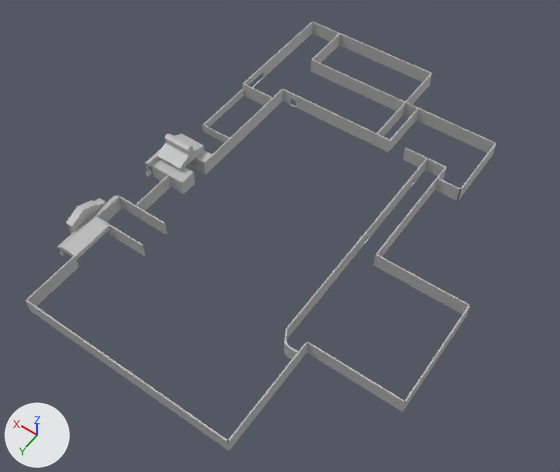
What one commit did to the FBX model Assets/models/mesh_store.fbx.
Camera for both pictures: a 50 mm lens placed at (-1.99, 3.83, 4.88), pointed at (0.09, 0.91, 0.29). The lights are fixed; the arrows at lower left show +X, +Y and +Z. Where no turn or scale is listed for an object, it has been applied to the vertices. Vertices at the same position are counted once.

Script lines for the objects in view, before the commit:
```python
me_mesh = bpy.data.meshes.new('Mesh')
me_mesh.from_pydata(...)  # 1056 vertices, 1117 faces; spans x -1.37..1.37, y -1.85..1.85, z -0.01..0.3
me_mesh.materials.append(mat_lambert2)  # grey #bcbcbc
ob_store_mesh = bpy.data.objects.new('Store_mesh', me_mesh)
ob_store_mesh.location = (-0.001, 0.617, 0.298)
```
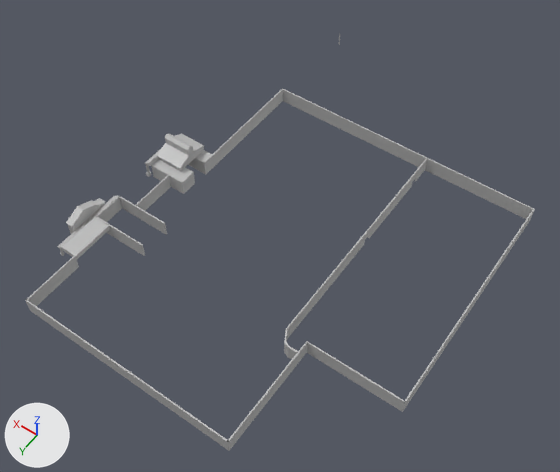
Edits to the bpy script that builds the scene:
```text
Change me_mesh:
    used by ob_store_mesh; location = (-0.001, 0.617, 0.298)
    remove me_mesh.from_pydata(...)  # 1056 vertices, 1117 faces; spans x -1.37..1.37, y -1.85..1.85, z -0.01..0.3
    add me_mesh.from_pydata(...)  # 908 vertices, 987 faces; spans x -1.37..1.37, y -1.84..1.85, z -0.01..0.3
    me_mesh part 1: 14 loose pieces with 128 vertices, spanning x -1.37..1.26, y -1.85..0.13, z 0.0..0.13, are deleted
    me_mesh part 2
    28 vertices are removed from x -1.37..0.95, y -1.38..0.12, z 0.0..0.13
    38 faces are deleted
    8 vertices are added at x -1.37..-1.36, y -0.93..-0.92, z 0.0..0.13
    9 new faces join them
```

Boxes [x1, y1, x2, y2] around the edits, measured in the pictures (560 x 472 px):
'Store_mesh', reshaped (8% wider)
    before: [25, 21, 497, 451]
    after: [25, 33, 535, 451]
part 1 of me_mesh, deleted
    before: [202, 21, 497, 314]
part 2 of me_mesh, cut back
    before: [282, 33, 470, 411]
    after: [283, 89, 535, 411]
